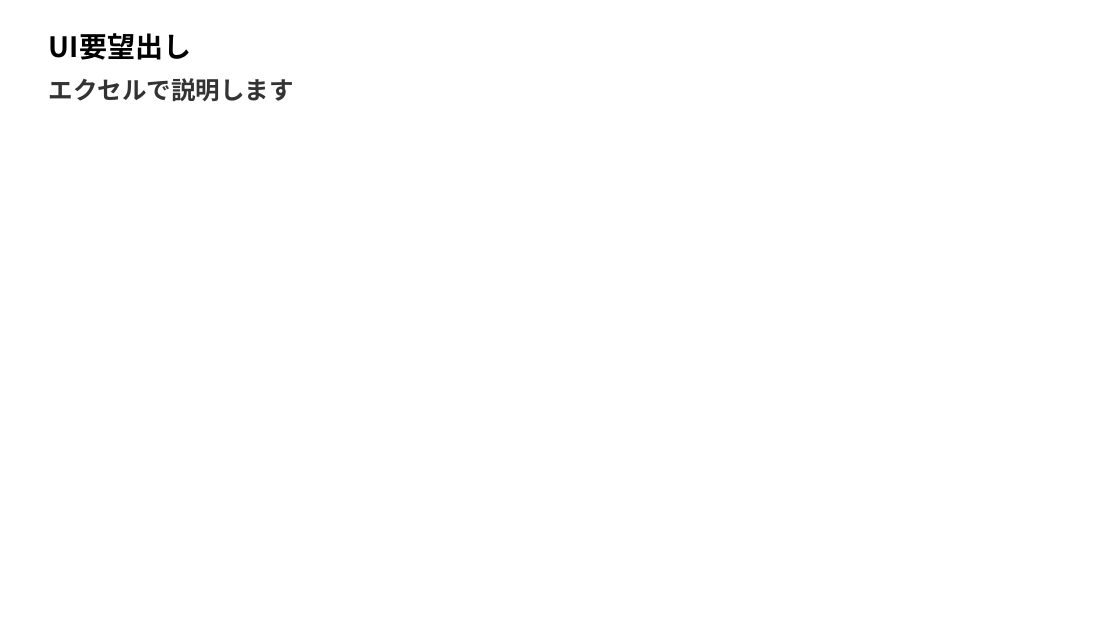
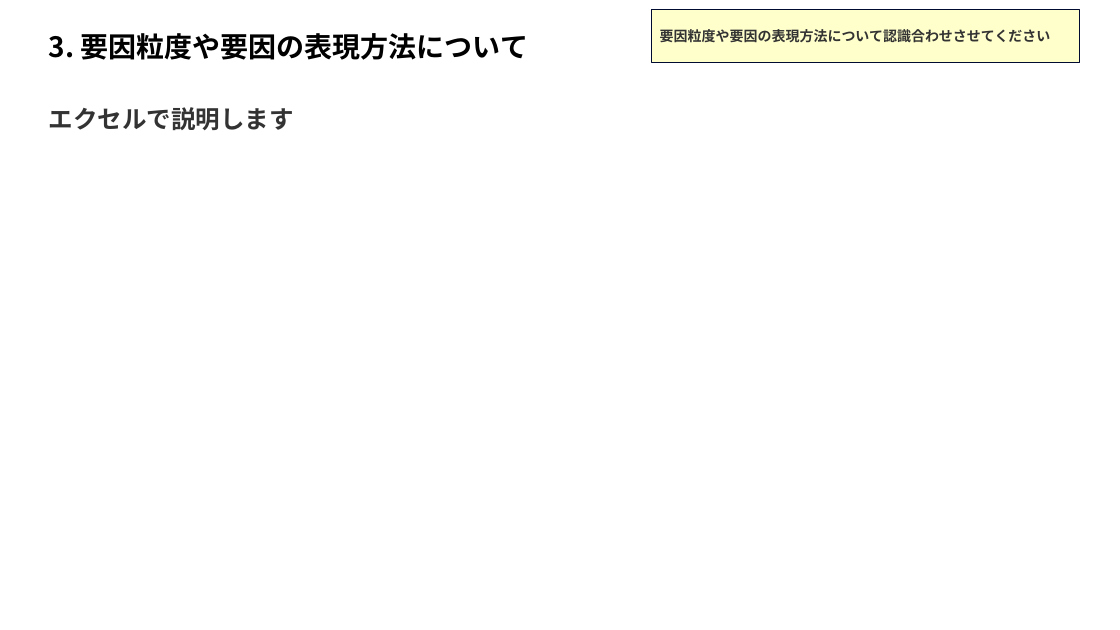
Before and after one commit to okayuuki/taiko, a slide deck: slide 4 of 20240305.pptx (slide 5 before the commit). Drawn at 1120x630 pixels with LibreOffice and Linux fonts; fonts in the diff are those of the drawing; background and template pictures are left out. Boxes give left, top, right and bottom in pixels: in the first picture for what was removed or moved away, otherwise in the second. Text is boxed around its words. In the diff, an @@ line names an element or a change of style, - is before the commit and + after.

```diff
--- a/20240305.pptx
+++ b/20240305.pptx
@@ rectangle added at box(652, 9, 1080, 62), fill #FFFFCC, outline #000B32 1 pt, 12 pt, text #333333, bold @@
+要因粒度や要因の表現方法について認識合わせさせてください
@@ text at box(49, 33, 528, 60): text changed @@
-UI要望出し
+3. 要因粒度や要因の表現方法について
@@ text "エクセルで説明します": place and size @@
-text "エクセルで説明します" at box(49, 78, 294, 101)
+text "エクセルで説明します" at box(49, 107, 294, 130)
```
Also in this commit, not shown: 3 other slides changed, 2 slides added, 3 slides removed.
